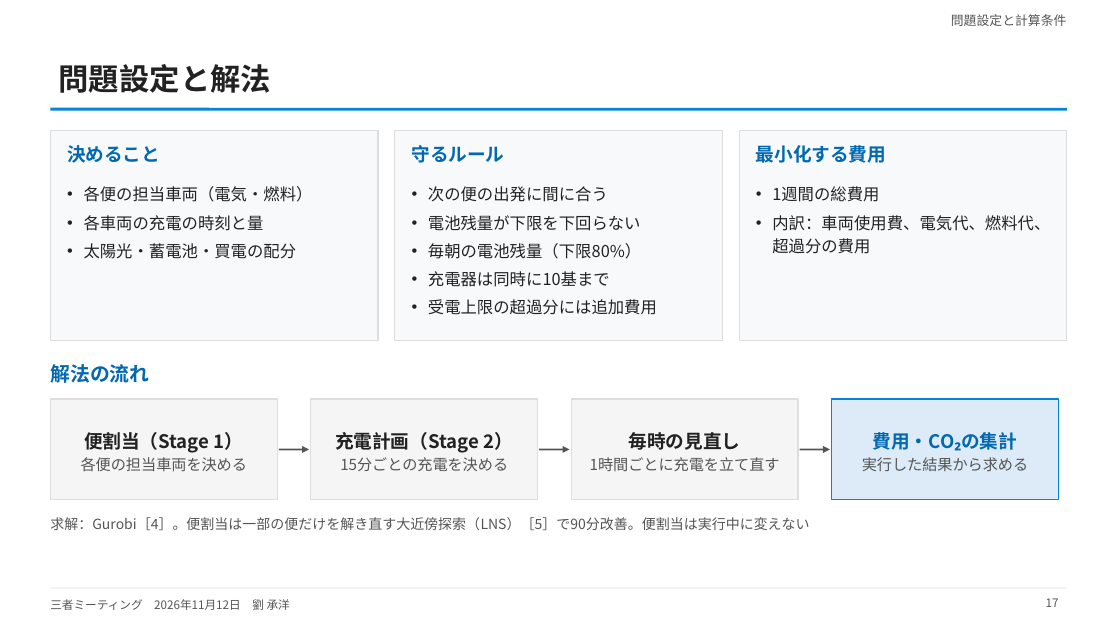
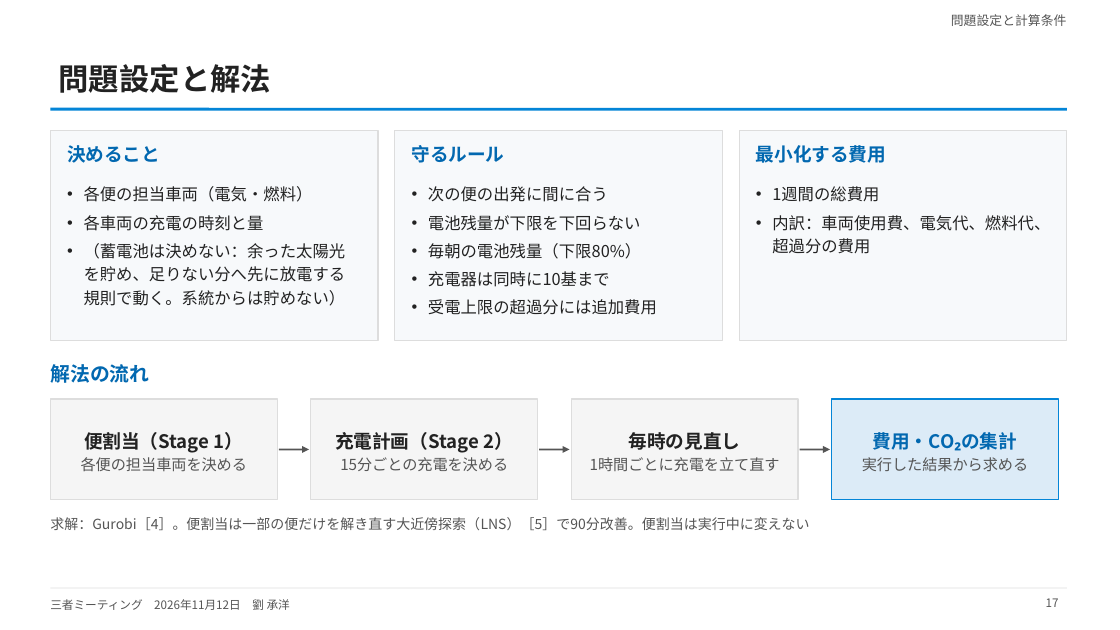
Before and after one commit to CYLIU2003/master-course, a slide deck: slide 17 of outcome/2026-11-12_three_party/three_party_20261112.pptx. Drawn at 1120x630 pixels with LibreOffice and Linux fonts; fonts in the diff are those of the drawing. Boxes give left, top, right and bottom in pixels: in the first picture for what was removed or moved away, otherwise in the second. Text is boxed around its words. In the diff, an @@ line names an element or a change of style, - is before the commit and + after.

```diff
--- a/outcome/2026-11-12_three_party/three_party_20261112.pptx
+++ b/outcome/2026-11-12_three_party/three_party_20261112.pptx
@@ text at (84,243,346,306): text changed @@
-• 太陽光・蓄電池・買電の配分
+• （蓄電池は決めない：余った太陽光を貯め、足りない分へ先に放電する規則で動く。系統からは貯めない）
```
Also in this commit, not shown: 7 other files.
